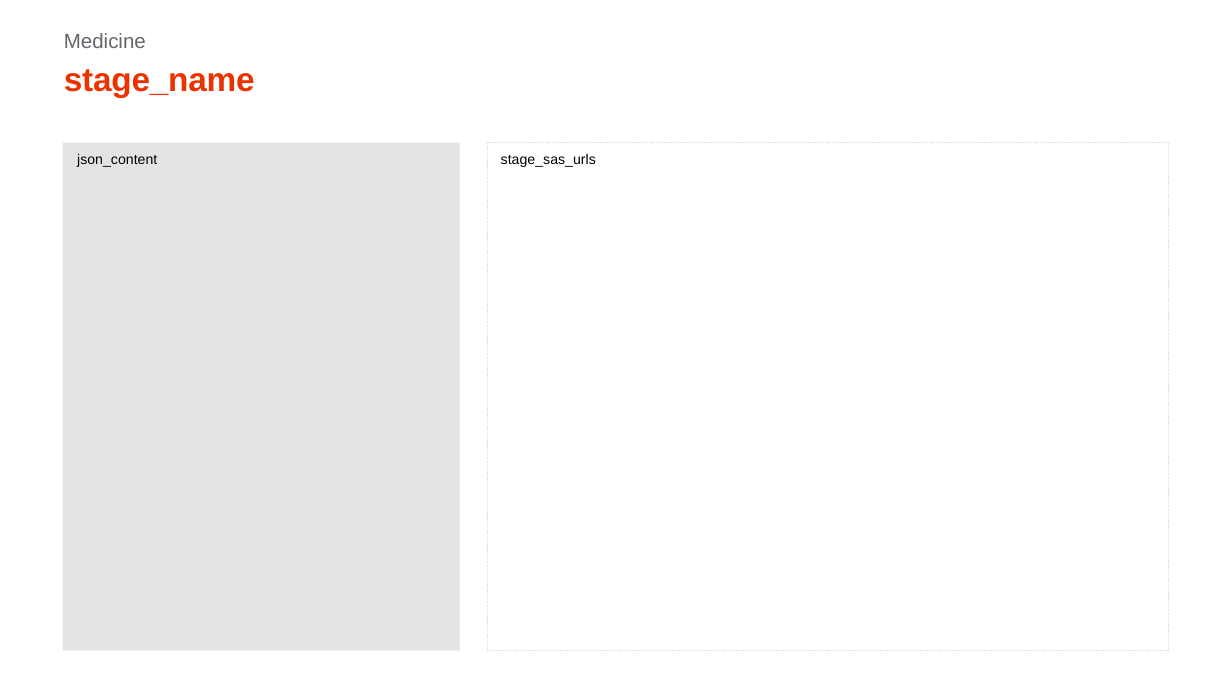
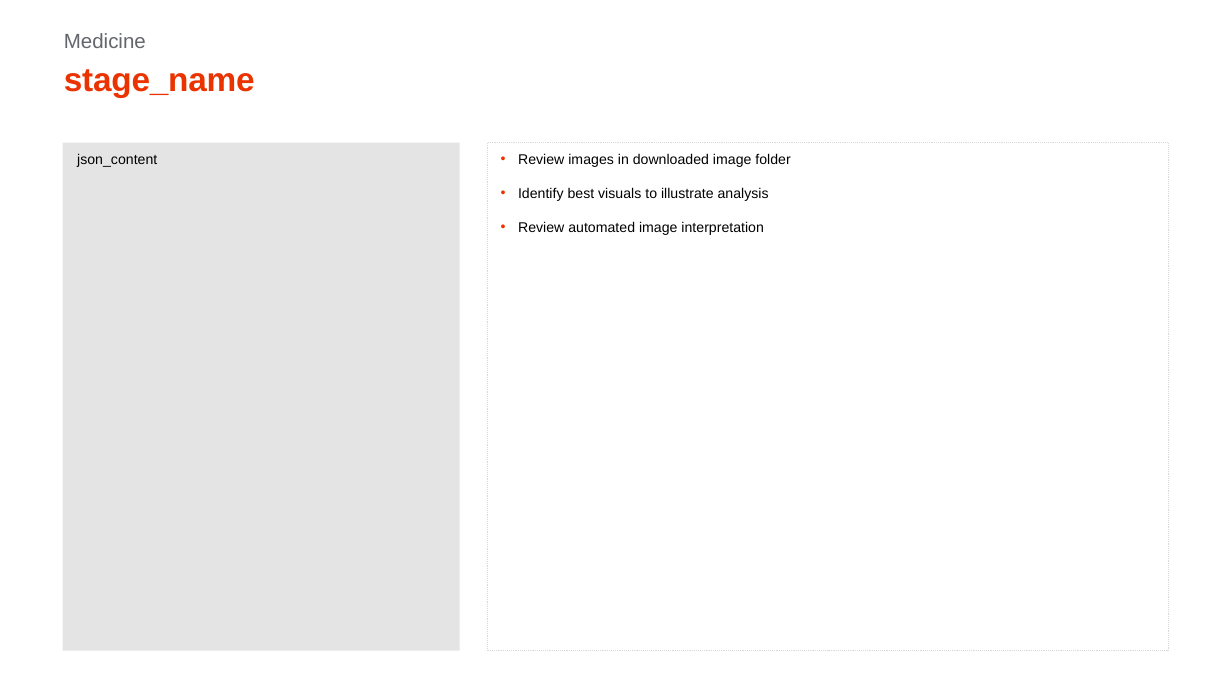
Before and after one commit to xpistos90210/templates, a slide deck: slide 6 of brand_analysis.pptx. Drawn at 1232x693 pixels with LibreOffice and Linux fonts; fonts in the diff are those of the drawing. Boxes give left, top, right and bottom in pixels: in the first picture for what was removed or moved away, otherwise in the second. Text is boxed around its words. In the diff, an @@ line names an element or a change of style, - is before the commit and + after.

```diff
--- a/brand_analysis.pptx
+++ b/brand_analysis.pptx
@@ text at (518,153,790,235): text changed @@
-stage_sas_urls
+• Review images in downloaded image folder
+• Identify best visuals to illustrate analysis
+• Review automated image interpretation
```
Also in this commit, not shown: 6 other slides changed.
